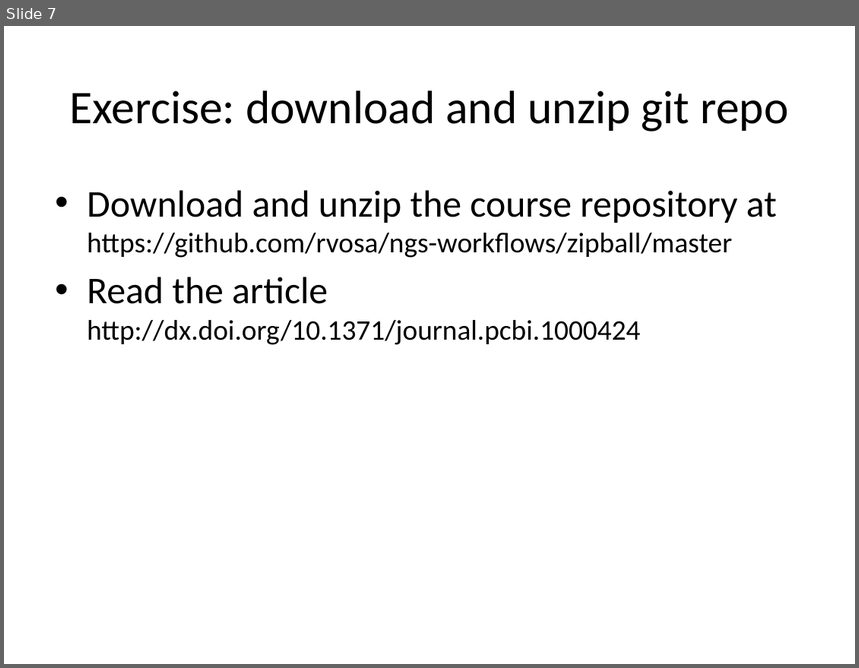
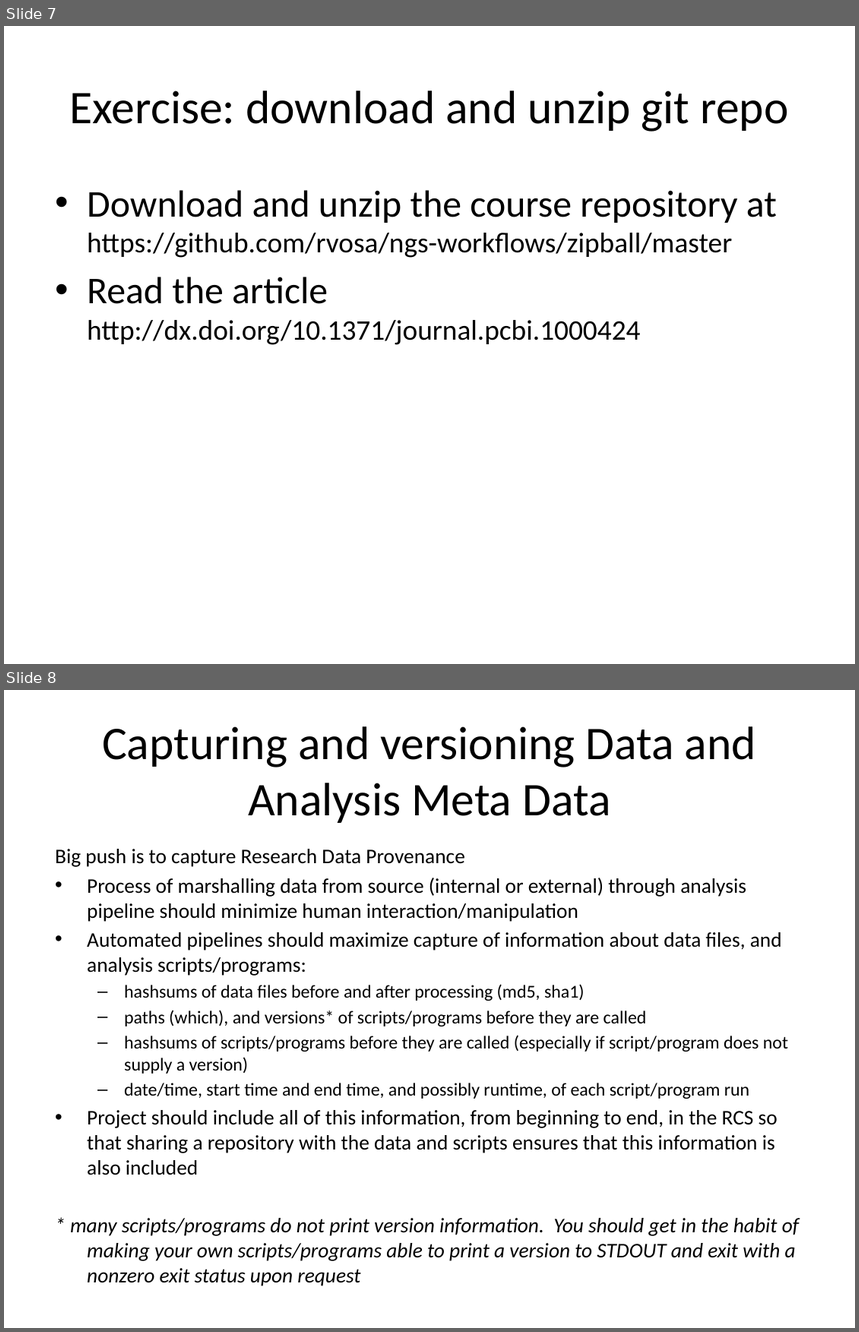
Before and after one commit to rvosa/ngs-workflows, a slide deck: doc/slides/day2/session4/ProjectOrg.pptx. Shown one above the other, each under a label of ours: slide 7 before the commit, slides 7 and 8 after it. The pictures are 859x668 and 859x1332 pixels, drawn with LibreOffice and Linux fonts; fonts in the diff are those of the drawing. Boxes give left, top, right and bottom in pixels: in the first picture for what was removed or moved away, otherwise in the second. Text is boxed around its words. In the diff, an @@ line names an element or a change of style, - is before the commit and + after.

Commit message:
slight modification to CLIScripting Added Capture of Research Data and Analysis Metadata to ProjectOrg

```diff
--- a/doc/slides/day2/session4/ProjectOrg.pptx
+++ b/doc/slides/day2/session4/ProjectOrg.pptx
@@ slide 8 added at (4, 690, 855, 1328), background #FFFFFF @@
@@ title added at (102, 726, 756, 823), 39.6 pt, text #000000 @@
+Capturing and versioning Data and Analysis Meta Data
@@ text added at (55, 849, 799, 1262), 17.6 pt, text #000000 @@
+Big push is to capture Research Data Provenance
+• Process of marshalling data from source (internal or external) through analysis pipeline should minimize human interaction/manipulation
+• Automated pipelines should maximize capture of information about data files, and analysis scripts/programs:
+  – hashsums of data files before and after processing (md5, sha1)
+  – paths (which), and versions* of scripts/programs before they are called
+  – hashsums of scripts/programs before they are called (especially if script/program does not supply a version)
+  – date/time, start time and end time, and possibly runtime, of each script/program run
+• Project should include all of this information, from beginning to end, in the RCS so that sharing a repository with the data and scripts ensures that this information is also included
+* many scripts/programs do not print version information. You should get in the habit of making your own scripts/programs able to print a version to STDOUT and exit with a nonzero exit status upon request
```
Also in this commit, not shown: 1 slide changed, 2 other slides added, 1 other file.
